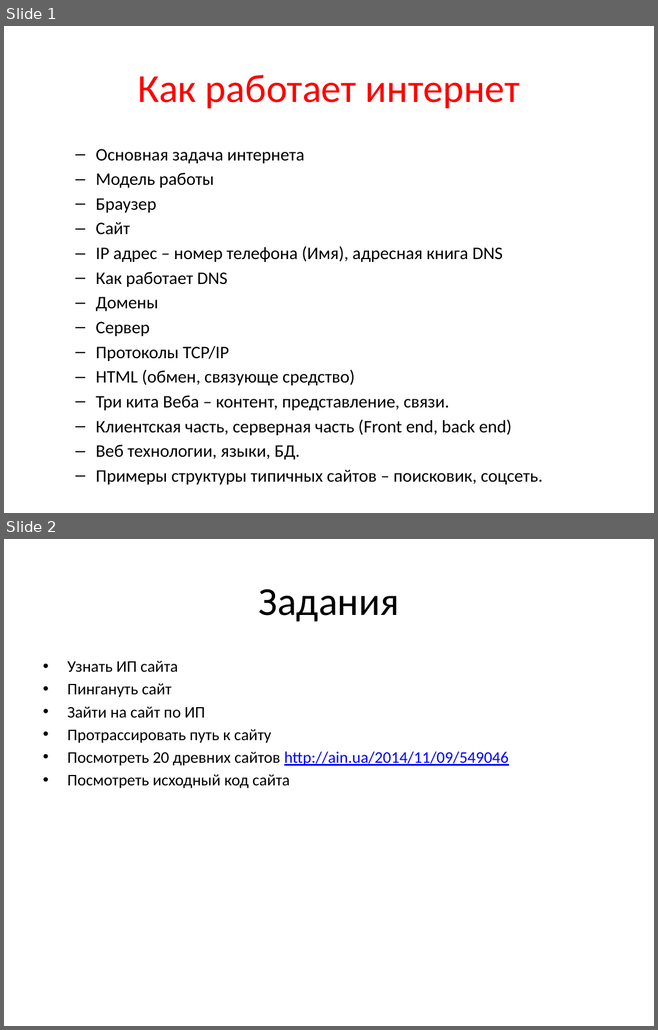
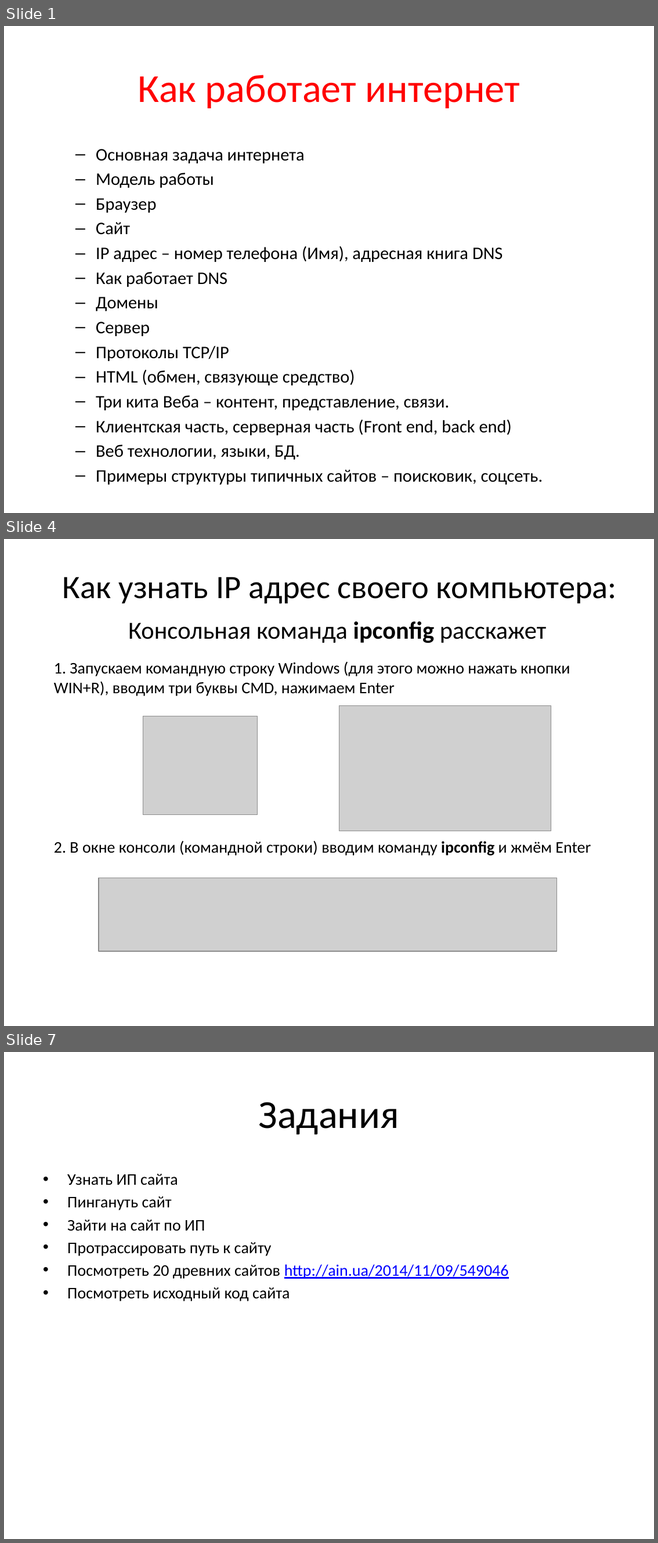
Before and after one commit to trazart/Web-course-01, a slide deck: 0001 - plan - lecture 2 - anton.pptx. Shown one above the other, each under a label of ours: slides 1 and 2 before the commit, slides 1, 4 and 7 after it; the slides between them are not shown. The pictures are 658x1030 and 658x1543 pixels, drawn with LibreOffice and Linux fonts; fonts in the diff are those of the drawing; grey boxes stand for pictures. Boxes give left, top, right and bottom in pixels: in the first picture for what was removed or moved away, otherwise in the second. Text is boxed around its words. In the diff, an @@ line names an element or a change of style, - is before the commit and + after.

```diff
--- a/0001 - plan - lecture 2 - anton.pptx
+++ b/0001 - plan - lecture 2 - anton.pptx
@@ slide 4 added at [4,539,654,1026], background #FFFFFF @@
@@ text added at [63,577,616,604], 36.3 pt, text #000000 @@
+Как узнать IP адрес своего компьютера:
@@ text added at [128,621,546,643], 27.3 pt, text #000000 @@
+Консольная команда ipconfig расскажет
@@ text added at [54,661,570,696], 18 pt, text #000000 @@
+1. Запускаем командную строку Windows (для этого можно нажать кнопки WIN+R), вводим три буквы CMD, нажимаем Enter
@@ picture added at [339,706,551,831] @@
@@ picture added at [143,716,257,815] @@
@@ text added at [54,841,590,856], 18 pt, text #000000 @@
+2. В окне консоли (командной строки) вводим команду ipconfig и жмём Enter
@@ picture added at [99,878,557,951] @@
@@ what was slide 2 is now slide 7 @@
```
Also in this commit, not shown: 4 other slides added.
